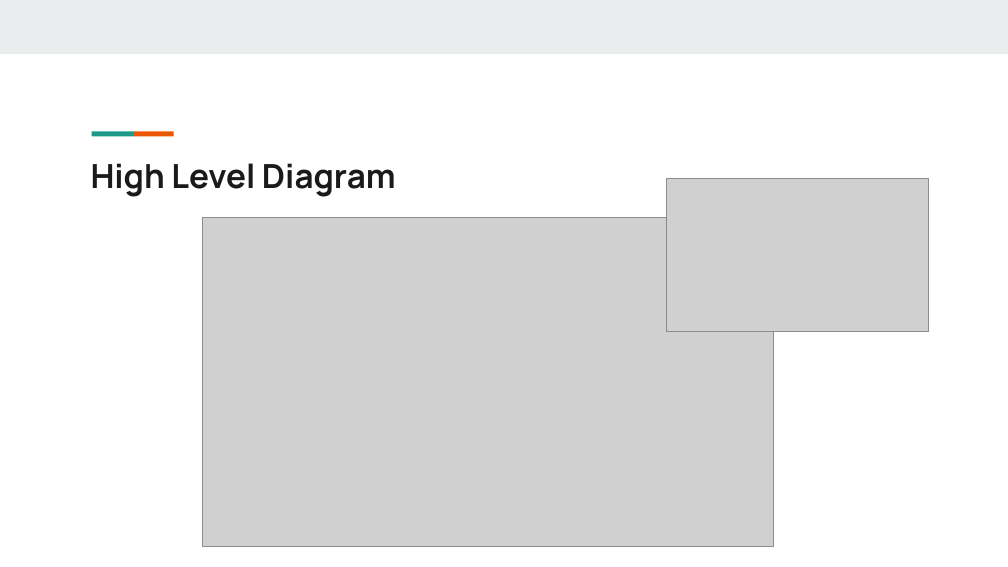
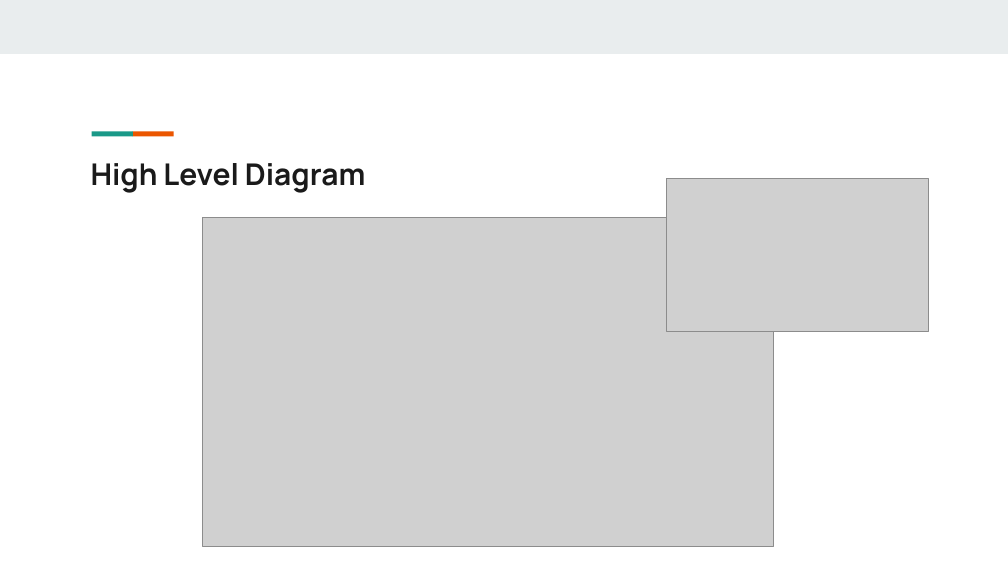
Before and after one commit to xu842251462/EC551_FinalProject, a slide deck: slide 3 of Presentations/EC551SecondProjectPresentation.pptx. Drawn at 1008x567 pixels with LibreOffice and Linux fonts; fonts in the diff are those of the drawing; grey boxes stand for pictures. Boxes give left, top, right and bottom in pixels: in the first picture for what was removed or moved away, otherwise in the second. Text is boxed around its words. In the diff, an @@ line names an element or a change of style, - is before the commit and + after.

```diff
--- a/Presentations/EC551SecondProjectPresentation.pptx
+++ b/Presentations/EC551SecondProjectPresentation.pptx
@@ title "High Level Diagram" at (x1=91, y1=163, x2=365, y2=193): size 31.6 to 28.5 pt @@
```
Also in this commit, not shown: 6 other slides changed.
